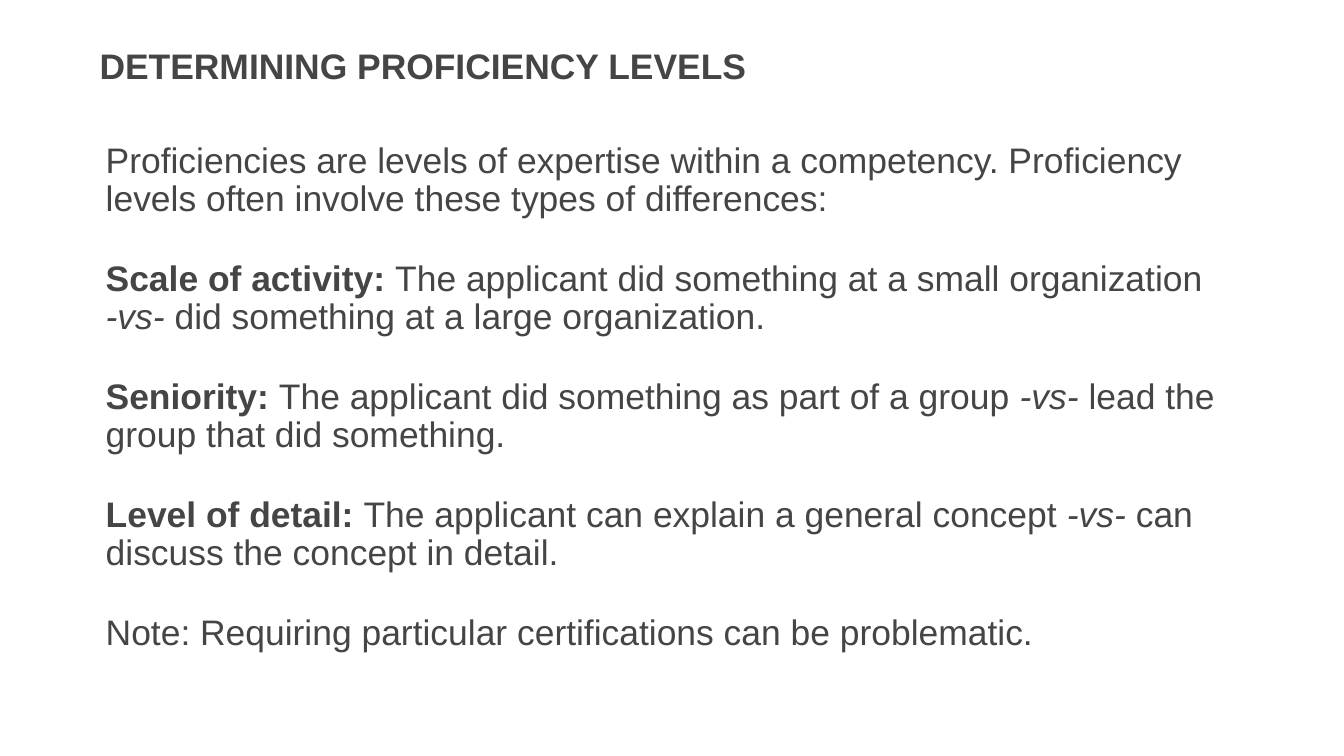
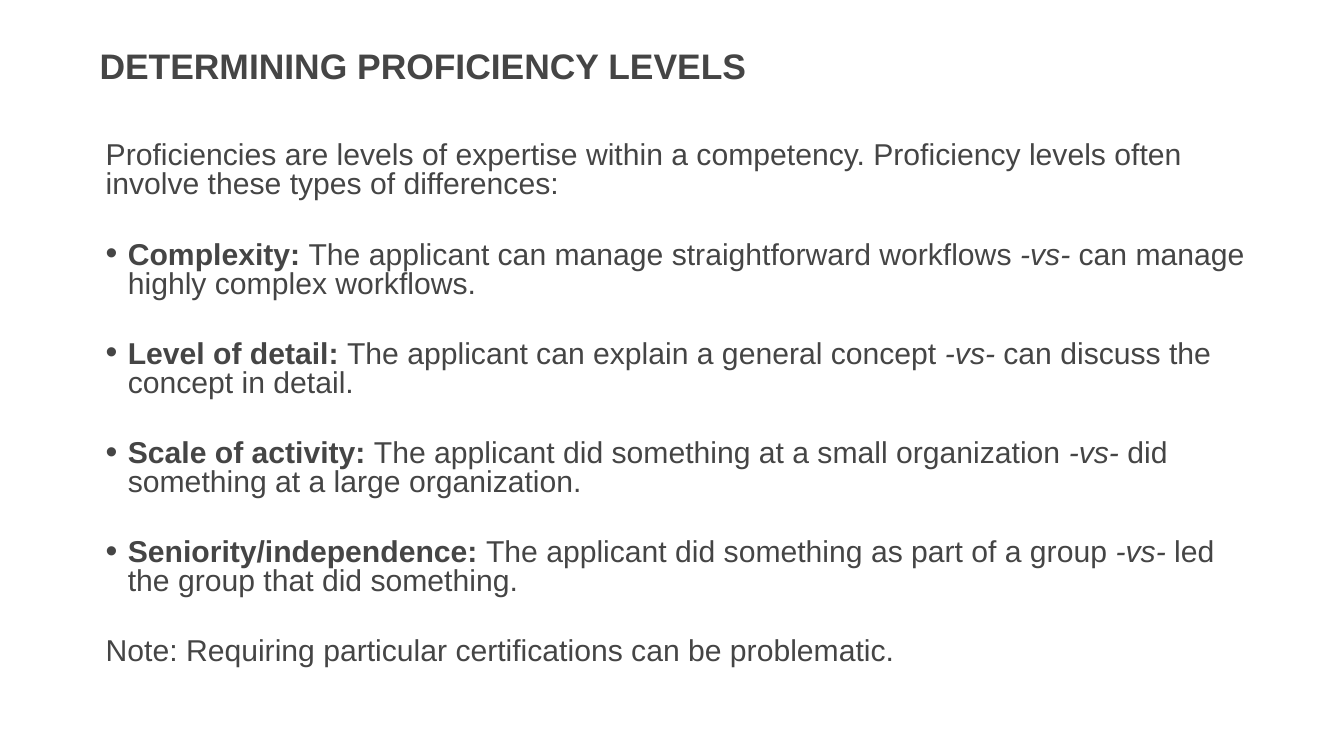
Before and after one commit to usds/SME-QA-Website, a slide deck: slide 15 of toolkit/job-analysis/job-analysis-presentation.pptx. Drawn at 1344x756 pixels with LibreOffice and Linux fonts; fonts in the diff are those of the drawing. Boxes give left, top, right and bottom in pixels: in the first picture for what was removed or moved away, otherwise in the second. Text is boxed around its words. In the diff, an @@ line names an element or a change of style, - is before the commit and + after.

```diff
--- a/toolkit/job-analysis/job-analysis-presentation.pptx
+++ b/toolkit/job-analysis/job-analysis-presentation.pptx
@@ text at (106, 143, 1181, 668): size 36 to 30.6 pt in "Proficiencies are levels of expertise within a ...", "Scale of activity: The applicant did something ...", "Note: Requiring particular certifications can be problematic ..."; line spacing 0.9 to 0.8; bullet none to • @@
@@ text at (128, 243, 1245, 399): paragraphs added @@
+• Complexity: The applicant can manage straightforward workflows -vs- can manage highly complex workflows.
+• Level of detail: The applicant can explain a general concept -vs- can discuss the concept in detail.
@@ text at (128, 540, 1214, 597): text changed; size 36 to 30.6 pt @@
-Seniority: The applicant did something as part of a group -vs- lead the group that did something.
-Level of detail: The applicant can explain a general concept -vs- can discuss the concept in detail.
+• Seniority/independence: The applicant did something as part of a group -vs- led the group that did something.
```
Also in this commit, not shown: 1 other slide changed, 1 slide removed, 1 other file.
